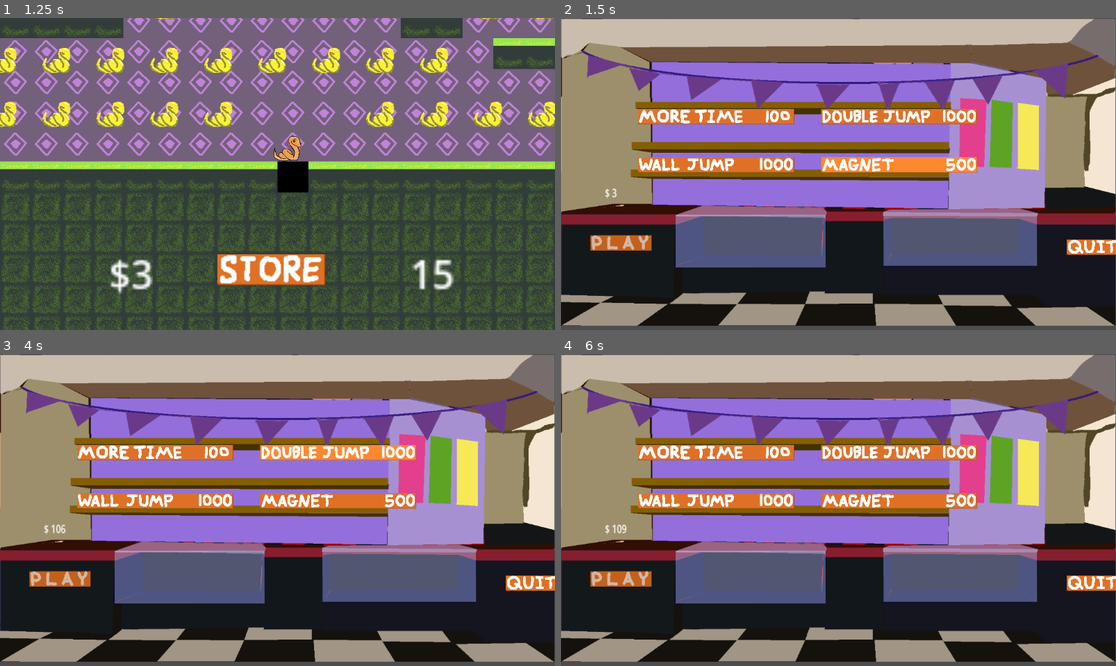
Above: before the commit, frames 1-4 (two rows, left to right).
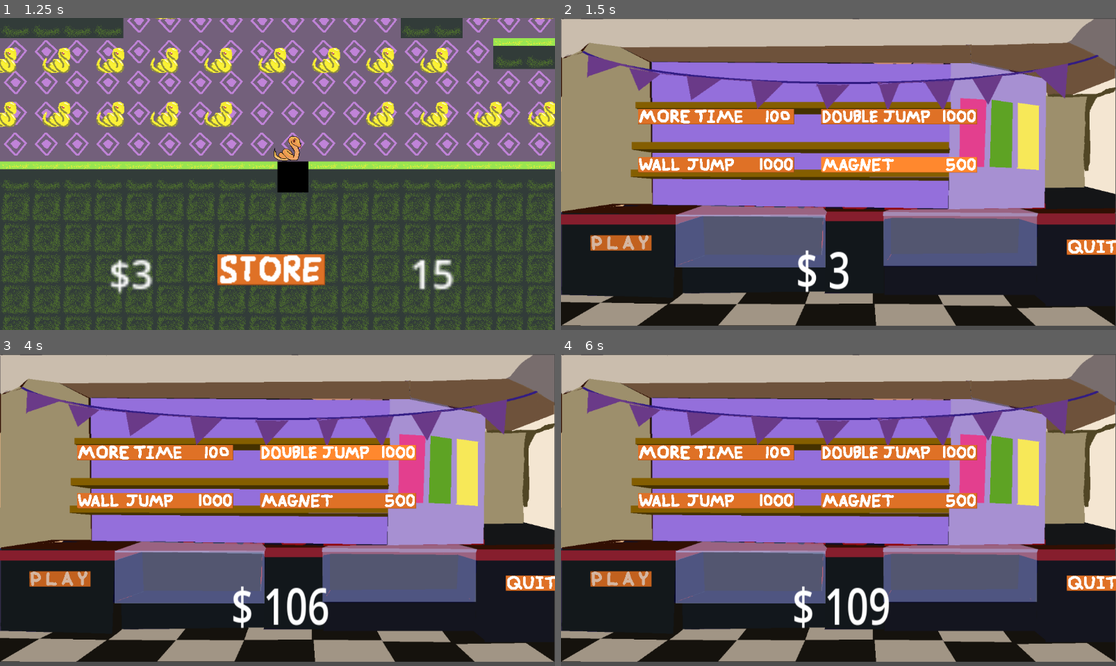
Above: after the commit, the same moments.

Repository: tgruenewald/LD58
Game: Godot game, scene res://scenes/main_menu.tscn
The game is run twice, just before and just after one commit, with the same random seed, the same clock (stepped at 60 frames per second) and the same inputs.
Inputs (mouse positions are in pixels of both pictures, inside the frame that each line leads up to):
- Up to frame 1 (1.25 s): click (133, 164) at 0.5 s
- Up to frame 2 (1.5 s): tap Enter (ui_accept) at 1.25 s; move the mouse to (960, 158) at 1.27 s; hold D (move_right) from 1.28 s (still down); hold Z from 1.28 s (still down); click (960, 158) at 1.42 s
- Up to frame 3 (4 s): tap Space (jump) at 1.52 s; release D (move_right) at 2 s; release Z at 2 s; click (61, 581) at 2 s; drag from (166, 525) to (266, 485) at 2.77 s; move the mouse to (333, 441) at 3.52 s; hold A (move_left) from 3.53 s (still down); hold X from 3.53 s (still down); tap Z at 3.8 s
- Up to frame 4 (6 s): release A (move_left) at 4.25 s; release X at 4.25 s; click (622, 581) at 4.25 s; drag from (810, 572) to (871, 485) at 5.02 s; move the mouse to (1005, 556) at 5.77 s; hold D (move_right) from 5.78 s (still down); hold Z from 5.78 s (still down)

Frame 1 is identical in both runs. In frame 2, 0.5% of the frame differs, in the area x 8-52%, y 54-88%; in frame 3, 0.9%, in the area x 8-60%, y 54-88%; in frame 4, 0.9%.

Commit message:
made score in shop bigger

Diff:
--- a/Scripts/shop.gd
+++ b/Scripts/shop.gd
@@ -15,6 +15,16 @@
 
 # Called when the node enters the scene tree for the first time.
 func _ready() -> void:
+	# Make the wallet label much bigger
+	wallet.add_theme_font_size_override("font_size", 72)
+
+	# Center the wallet label between Play and Quit buttons
+	# Play is at x: 61, Quit is at x: 1050
+	# Center would be around x: 555 (middle of 1152 base width)
+	# Y: 451 (same as Play and Quit buttons)
+	wallet.position = Vector2(480, 451)
+	wallet.horizontal_alignment = HORIZONTAL_ALIGNMENT_CENTER
+
 	# Connect to viewport size changed signal
 	get_viewport().size_changed.connect(_on_viewport_size_changed)
 	# Initial scaling
